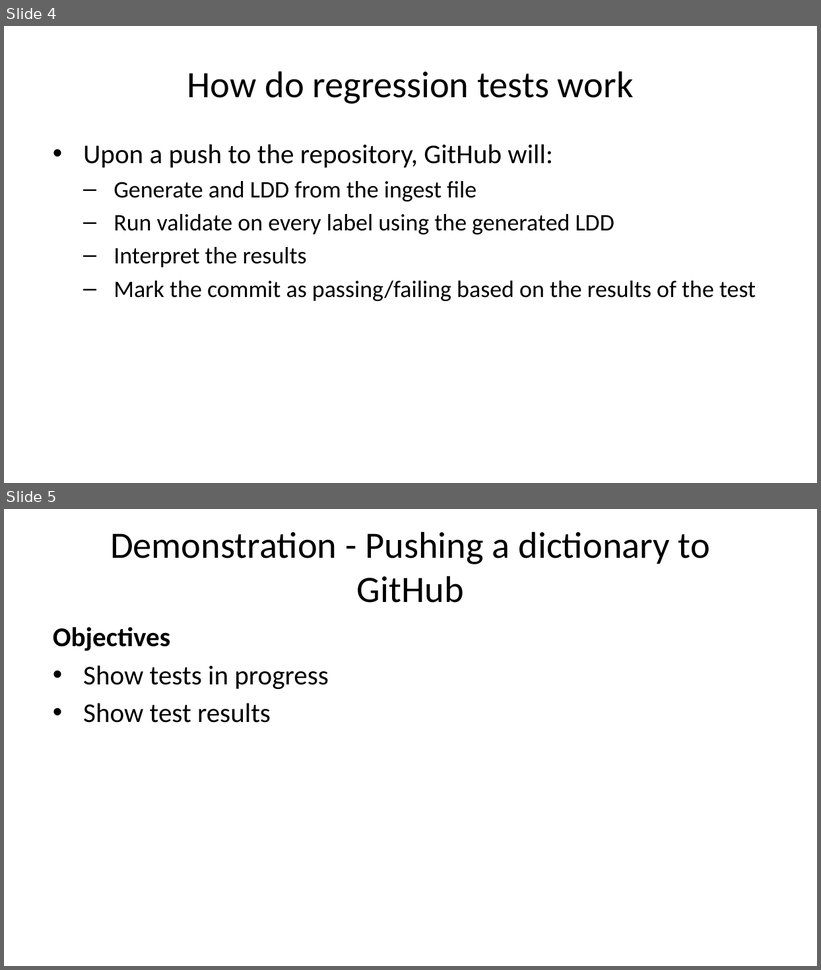
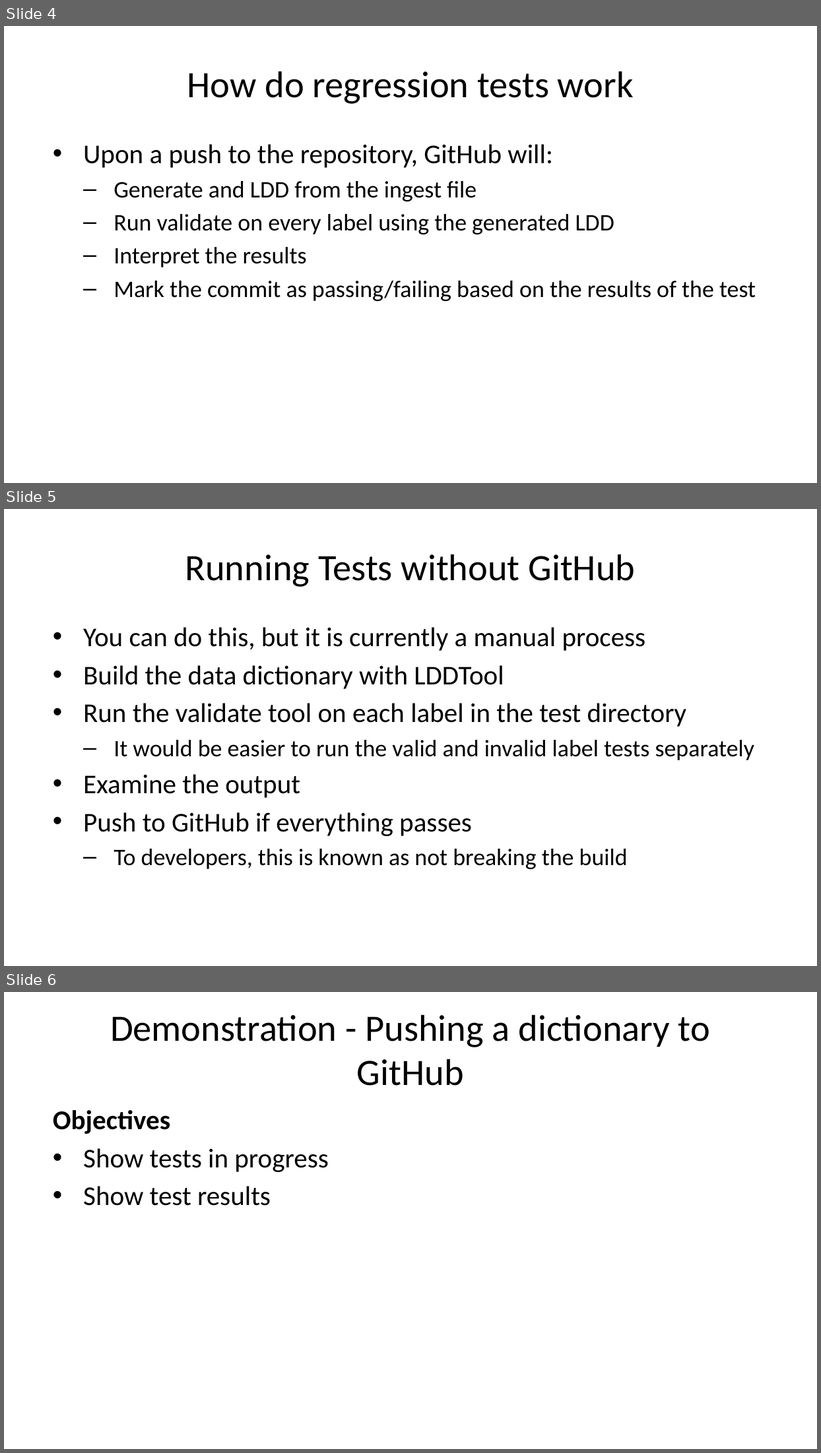
Before and after one commit to sbn-psi/dmsp, a slide deck: LDDTesting/stone-LDDTestingOverview.pptx. Shown one above the other, each under a label of ours: slides 4 and 5 before the commit, slides 4, 5 and 6 after it. The pictures are 821x970 and 821x1453 pixels, drawn with LibreOffice and Linux fonts; fonts in the diff are those of the drawing. Boxes give left, top, right and bottom in pixels: in the first picture for what was removed or moved away, otherwise in the second. Text is boxed around its words. In the diff, an @@ line names an element or a change of style, - is before the commit and + after.

```diff
--- a/LDDTesting/stone-LDDTestingOverview.pptx
+++ b/LDDTesting/stone-LDDTestingOverview.pptx
@@ slide 5 added at <box>4,509,817,966</box>, background #FFFFFF @@
@@ title added at <box>186,554,636,587</box>, 33 pt, text #000000 @@
+Running Tests without GitHub
@@ text added at <box>83,627,755,869</box>, 24 pt, text #000000 @@
+• You can do this, but it is currently a manual process
+• Build the data dictionary with LDDTool
+• Run the validate tool on each label in the test directory
+  – It would be easier to run the valid and invalid label tests separately
+• Examine the output
+• Push to GitHub if everything passes
+  – To developers, this is known as not breaking the build
@@ what was slide 5 is now slide 6 @@
```
Also in this commit, not shown: 1 slide changed, 2 other files.
